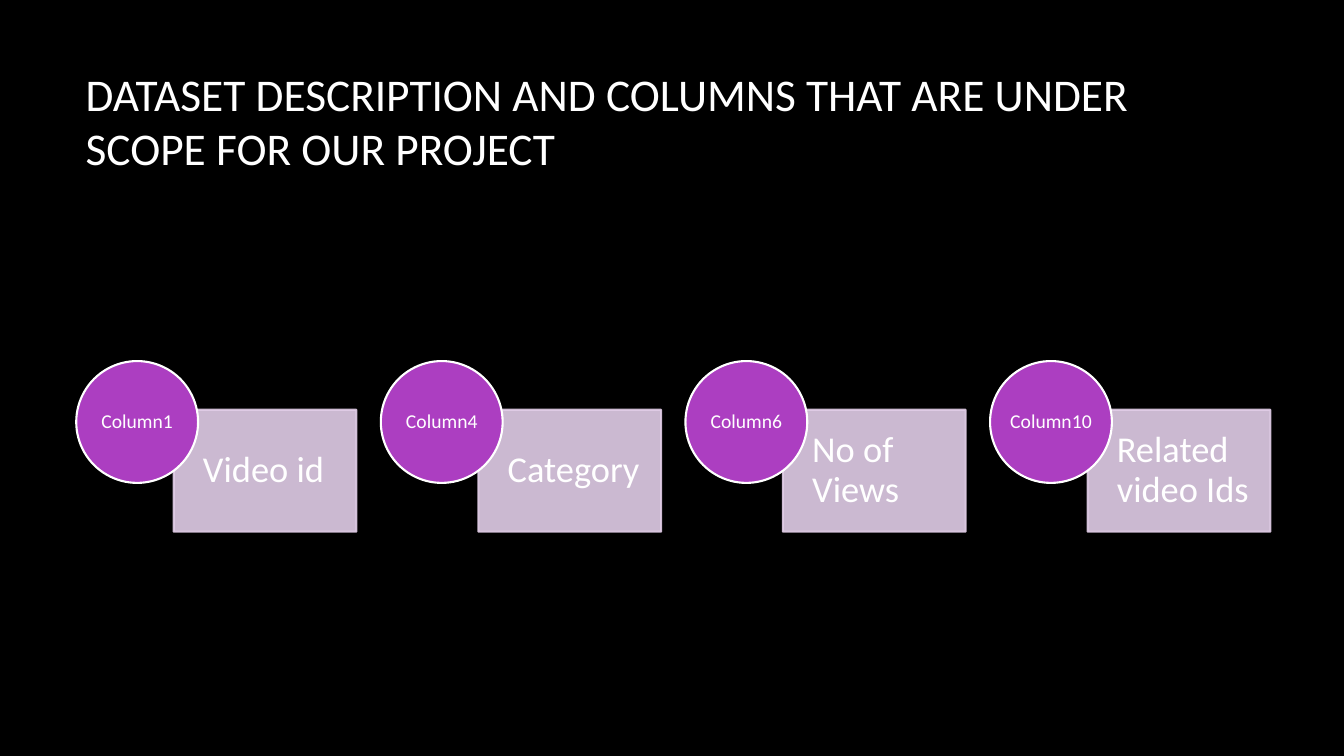
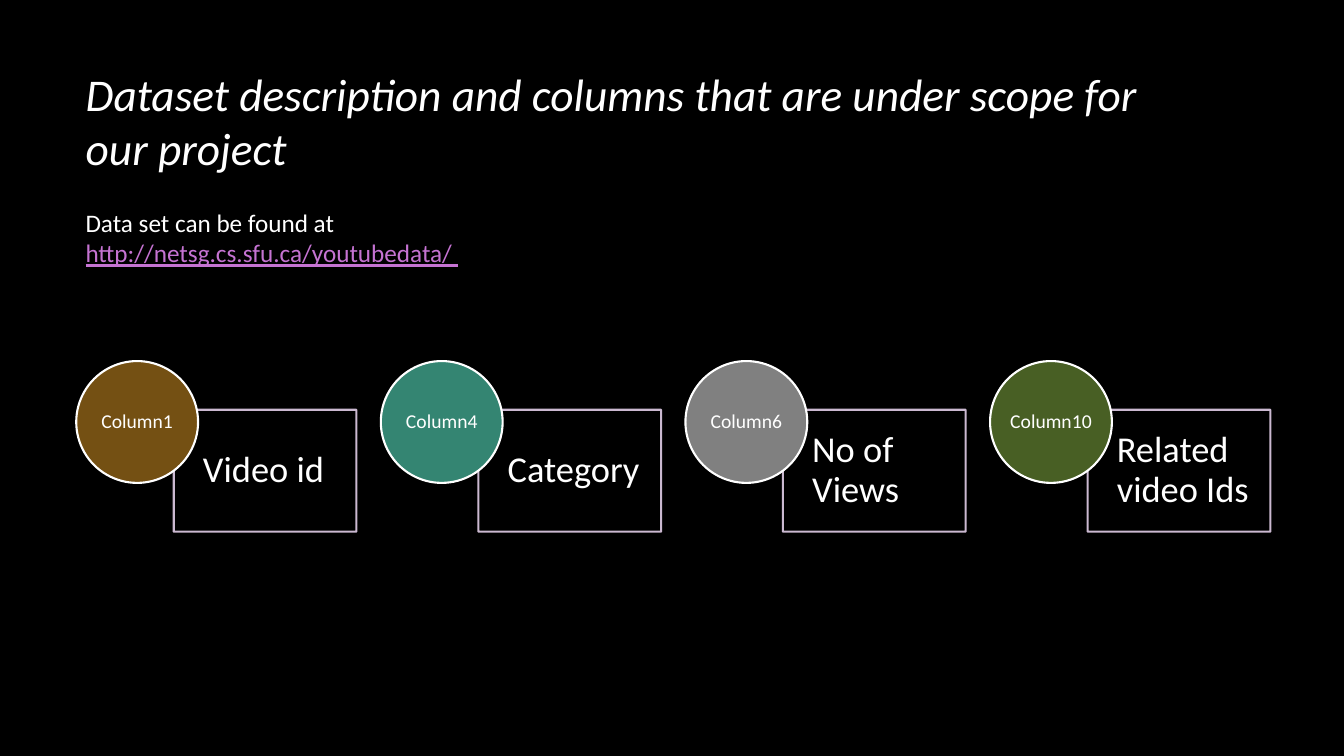
Before and after one commit to EvanGrill/CS436_Big_Data_Systems, a slide deck: slide 5 of doc/Bigdataproposal.pptx (slide 6 before the commit). Drawn at 1344x756 pixels with LibreOffice and Linux fonts; fonts in the diff are those of the drawing; background and template pictures are left out. Boxes give left, top, right and bottom in pixels: in the first picture for what was removed or moved away, otherwise in the second. Text is boxed around its words. In the diff, an @@ line names an element or a change of style, - is before the commit and + after.

```diff
--- a/doc/Bigdataproposal.pptx
+++ b/doc/Bigdataproposal.pptx
@@ title at <box>86,79,1136,173</box>: text changed; italic on @@
-DATASET DESCRIPTION AND COLUMNS THAT ARE UNDER SCOPE FOR OUR PROJECT
+Dataset description and columns that are under scope for our project
@@ text added at <box>86,214,452,267</box>, 18 pt, text #C573D2, underline @@
+Data set can be found at http://netsg.cs.sfu.ca/youtubedata/
@@ ellipse at <box>77,361,199,483</box>: fill #AC3EC1 to #745013 @@
@@ ellipse at <box>381,361,503,483</box>: fill #AC3EC1 to #348672 @@
@@ ellipse at <box>686,361,808,483</box>: fill #AC3EC1 to #808080 @@
@@ ellipse at <box>990,361,1112,483</box>: fill #AC3EC1 to #485F24 @@
@@ fill #E3CEE9 at 90% opacity to none in 4 elements at <box>173,410,356,532</box>, <box>479,410,661,532</box>, <box>783,410,966,532</box>, <box>1088,410,1270,532</box> @@
```
Also in this commit, not shown: 7 other slides changed, 3 slides added, 3 slides removed.
